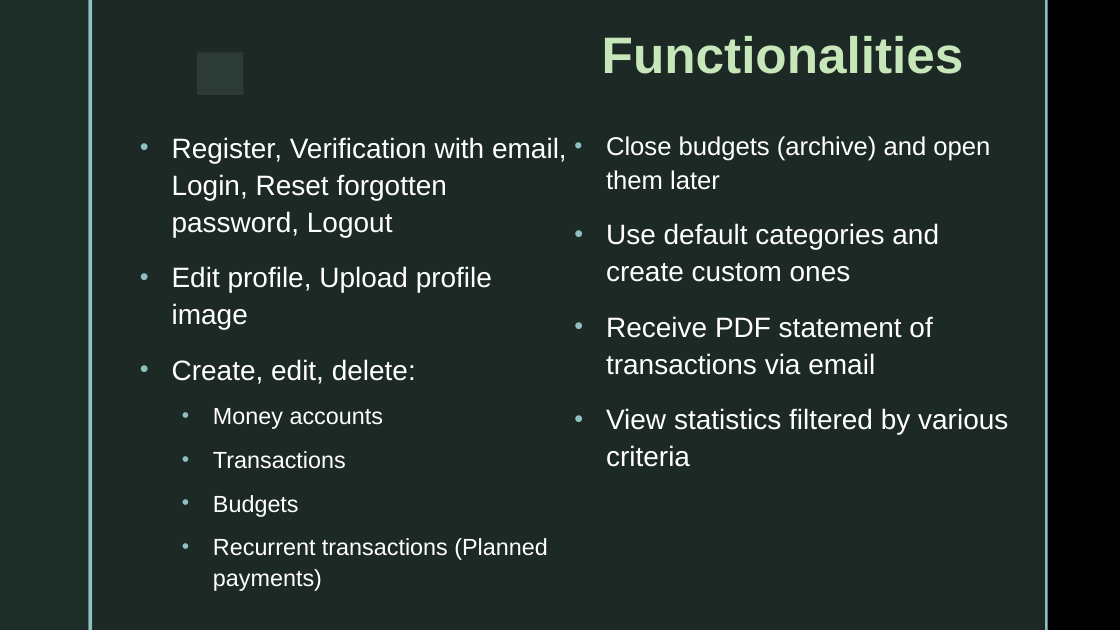
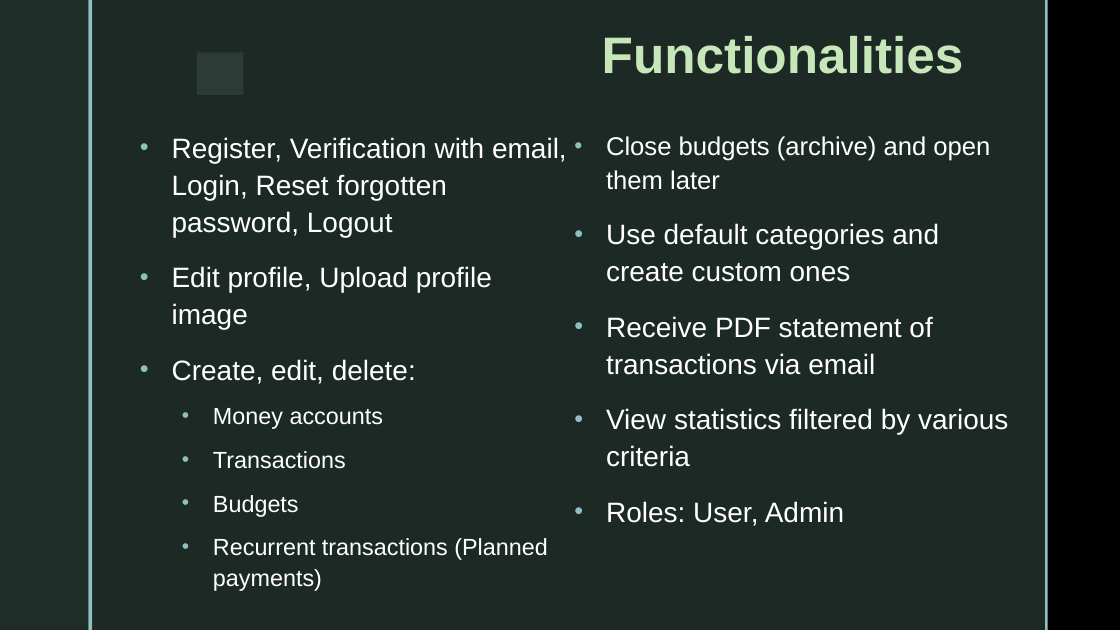
Before and after one commit to DimitarKaraz/Finance-Tracker, a slide deck: slide 3 of Finance Tracker Web Application.pptx. Drawn at 1120x630 pixels with LibreOffice and Linux fonts; fonts in the diff are those of the drawing; background and template pictures are left out. Boxes give left, top, right and bottom in pixels: in the first picture for what was removed or moved away, otherwise in the second. Text is boxed around its words. In the diff, an @@ line names an element or a change of style, - is before the commit and + after.

```diff
--- a/Finance Tracker Web Application.pptx
+++ b/Finance Tracker Web Application.pptx
@@ text at (x1=606, y1=501, x2=844, y2=526): paragraph added @@
+• Roles: User, Admin
```
Also in this commit, not shown: 1 other slide changed, 1 slide added, 1 slide removed, 4 other files.
